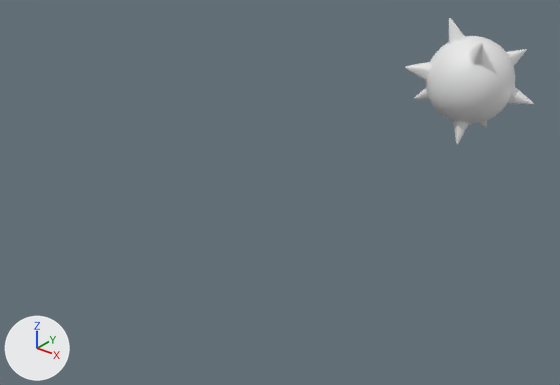
The FBX model Digi+/Assets/CTC a .FBX as it was, and as the next commit left it.
Camera for both pictures: a 50 mm camera at (4.5, 3.8, 3.97) aimed at (-0.42, 9.95, 0.16). The lights are fixed; the arrows at lower left show +X, +Y and +Z. Both versions are drawn at frame 105 of the action 'CTC'; the numbers are the values there.
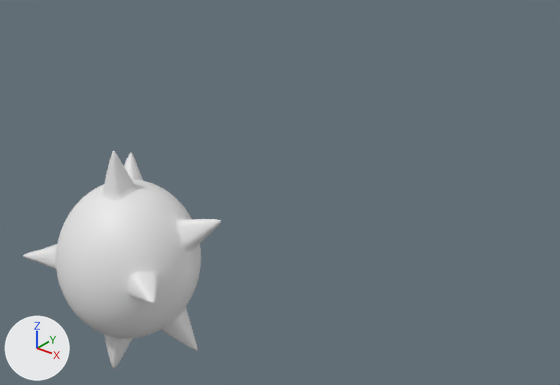
Changed parts and their boxes (x1, y1, x2, y2) in the pictures (560 x 385 px):
```json
{"object": "Sphere001", "change": "moved, turned, rescaled", "before": [405, 18, 534, 145], "after": [23, 151, 221, 369]}
```

Edits to the scene script, one JSON object a line:
```json
{"op": "set", "path": "ob_sphere001.location", "old": "(0.0, 13.69, 0.633)", "new": "(0.0, 7.412, 0.633)"}
{"op": "set", "path": "ob_sphere001.rotation_euler", "old": "(-1.434, 0.192, 0.624)", "new": "(0.0, -1.852, -1.571)", "note": "degrees (-82, 11, 36) -> degrees (0, -106, -90)"}
{"op": "set", "path": "ob_sphere001.scale", "old": "(0.0206, 0.0206, 0.0206)", "new": "(0.0225, 0.0211, 0.0189)"}
```
